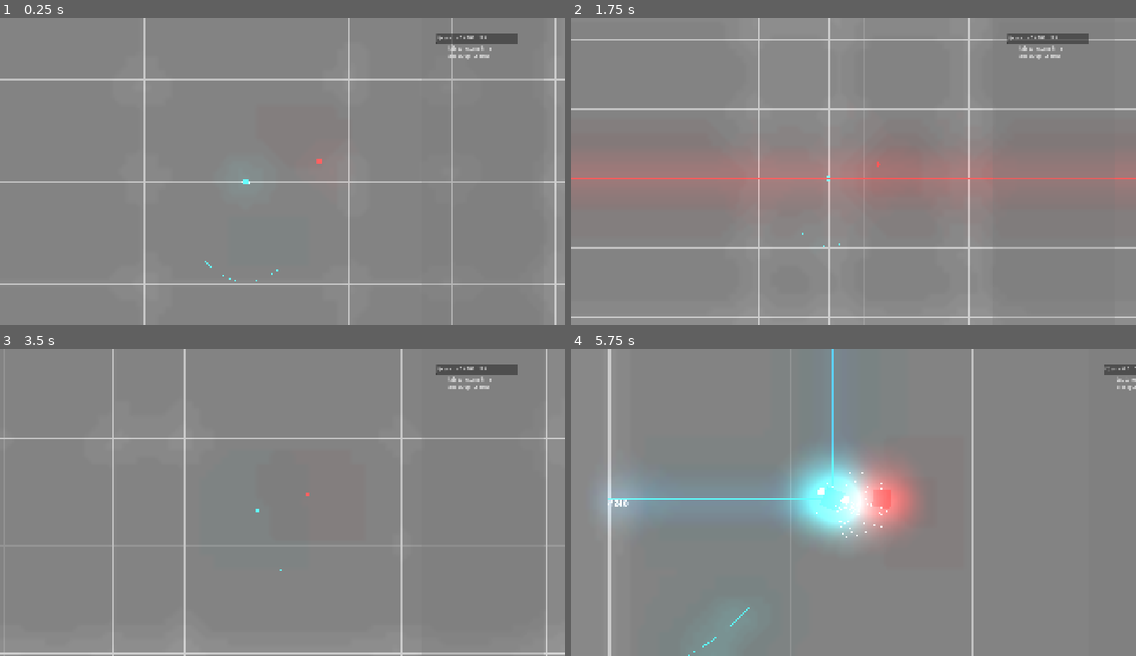
Above: before the commit, frames 1-4 (two rows, left to right).
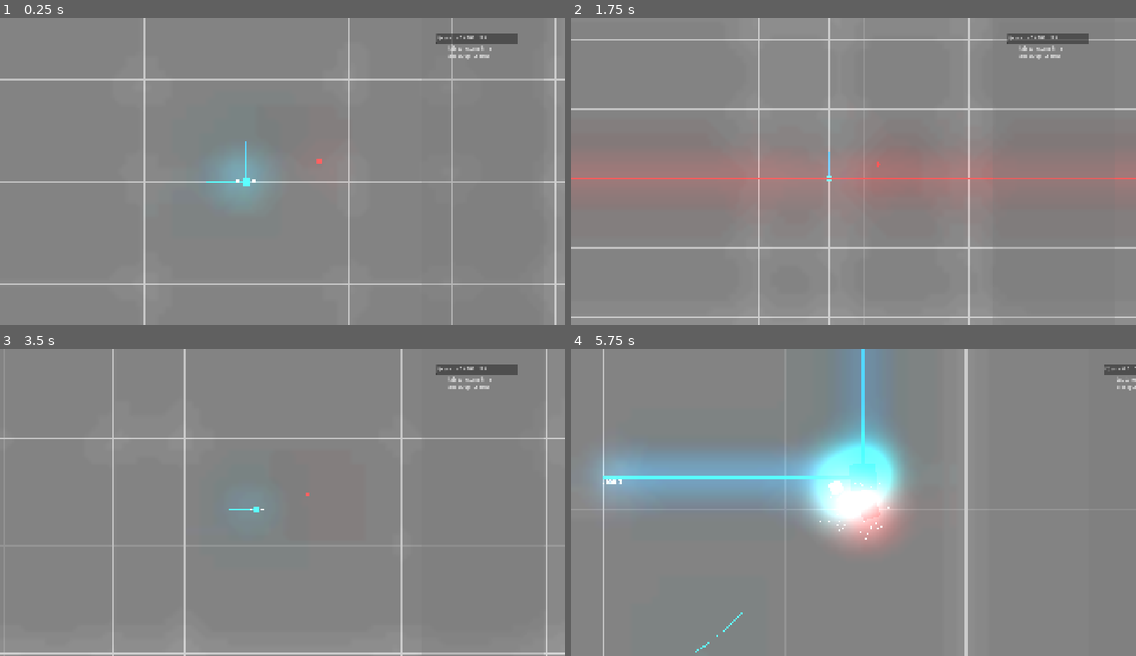
Above: after the commit, the same moments.

Repository: boiiiiiiiii12355/graph-combat
Game: Godot game, scene res://Scenes/game.tscn
Two runs of this game, one before a commit and one after it. Both use one fixed random seed, a clock stepped at 60 frames per second and the inputs below. The engine's default icon, where the game draws it, is replaced by a stand-in: a white triangle on a blue panel in a dark square.
Inputs (mouse positions are in pixels of both pictures, inside the frame that each line leads up to):
- Up to frame 1 (0.25 s): no input
- Up to frame 2 (1.75 s): move the mouse to (977, 156) at 0.52 s; tap Mouse wheel down (zoom in) at 0.6 s; move the mouse to (740, 186) at 1.27 s; tap Mouse wheel up (zoom out) at 1.35 s
- Up to frame 3 (3.5 s): move the mouse to (339, 434) at 2.02 s; tap Mouse wheel down (zoom in) at 2.1 s; move the mouse to (254, 563) at 2.77 s; tap Mouse wheel up (zoom out) at 2.85 s
- Up to frame 4 (5.75 s): move the mouse to (1023, 548) at 3.52 s; tap Mouse wheel down (zoom in) at 3.6, 5.1 s; tap Tab (pause) at 4.15 s; move the mouse to (684, 456) at 4.27 s; tap Mouse wheel up (zoom out) at 4.35 s; move the mouse to (881, 502) at 5.02 s

The runs differ from the first frame. In frame 1, 0.6% of the frame differs, in the area x 36-50%, y 40-86%; in frame 2, less than 0.1%; in frame 3, less than 0.1%; in frame 4, 14%, in the area x 4-72%, y 0-100%.

Commit message:
Update game.tscn, player.tscn, player_rig.tscn, and 4 more files

Diff:
--- a/Scenes/game.tscn
+++ b/Scenes/game.tscn
@@ -20,6 +20,7 @@
 adjustment_contrast = 1.23
 
 [node name="Game" type="Node2D"]
+process_mode = 1
 
 [node name="grid" type="Parallax2D" parent="."]
 repeat_size = Vector2(1278.005, 766.015)
--- a/Scenes/player.tscn
+++ b/Scenes/player.tscn
@@ -14,19 +14,20 @@
 [sub_resource type="RectangleShape2D" id="RectangleShape2D_cvnsp"]
 size = Vector2(20.125, 19.9375)
 
-[node name="Player" type="RigidBody2D" node_paths=PackedStringArray("ruler_x", "ruler_y", "graph", "hit_particle_effect", "hit_sound")]
-process_mode = 3
+[node name="Player" type="RigidBody2D" node_paths=PackedStringArray("ruler_x", "ruler_y", "player_rig", "graph", "hit_particle_effect", "hit_sound")]
+collision_layer = 2
+collision_mask = 3
 mass = 0.1
 physics_material_override = SubResource("PhysicsMaterial_cvnsp")
 script = ExtResource("1_cvnsp")
 ruler_x = NodePath("Rulers/y")
 ruler_y = NodePath("Rulers/x")
+player_rig = NodePath("player_rig")
 graph = NodePath("Rulers/graph")
 hit_particle_effect = NodePath("GPUParticles2D")
 hit_sound = NodePath("HitHurt")
 
-[node name="Skeleton2D" parent="." instance=ExtResource("2_vgqql")]
-scale = Vector2(0.16485448, 0.16485448)
+[node name="player_rig" parent="." instance=ExtResource("2_vgqql")]
 
 [node name="CollisionShape2D" type="CollisionShape2D" parent="."]
 shape = SubResource("RectangleShape2D_onrkg")
--- a/Scenes/player_rig.tscn
+++ b/Scenes/player_rig.tscn
@@ -1,44 +1,105 @@
-[gd_scene load_steps=3 format=3 uid="uid://c4ciaybjo0ryg"]
+[gd_scene load_steps=9 format=3 uid="uid://c4ciaybjo0ryg"]
 
 [ext_resource type="Texture2D" uid="uid://chhodrxbdbmcs" path="res://sprite_sheet/beta_sprite_sheet.svg" id="1_nqn4a"]
 
-[sub_resource type="SkeletonModificationStack2D" id="SkeletonModificationStack2D_78x28"]
+[sub_resource type="Animation" id="Animation_78x28"]
+length = 0.001
 
-[node name="Skeleton2D" type="Skeleton2D"]
-modification_stack = SubResource("SkeletonModificationStack2D_78x28")
+[sub_resource type="Animation" id="Animation_nqn4a"]
+resource_name = "grab_graph"
+length = 0.2
 
-[node name="main_body" type="Bone2D" parent="."]
+[sub_resource type="Animation" id="Animation_mrpqh"]
+resource_name = "let_go"
+length = 0.2
+
+[sub_resource type="AnimationLibrary" id="AnimationLibrary_mrpqh"]
+_data = {
+&"RESET": SubResource("Animation_78x28"),
+&"grab_graph": SubResource("Animation_nqn4a"),
+&"let_go": SubResource("Animation_mrpqh")
+}
+
+[sub_resource type="RectangleShape2D" id="RectangleShape2D_nqn4a"]
+size = Vector2(18, 18)
+
+[sub_resource type="RectangleShape2D" id="RectangleShape2D_78x28"]
+size = Vector2(8, 8)
+
+[sub_resource type="PhysicsMaterial" id="PhysicsMaterial_nqn4a"]
+
+[node name="player_rig" type="StaticBody2D"]
+collision_layer = 0
+collision_mask = 0
+
+[node name="AnimationPlayer" type="AnimationPlayer" parent="."]
+libraries = {
+&"": SubResource("AnimationLibrary_mrpqh")
+}
+movie_quit_on_finish = true
+
+[node name="CollisionShape2D" type="CollisionShape2D" parent="."]
+shape = SubResource("RectangleShape2D_nqn4a")
+
+[node name="R_arm" type="RigidBody2D" parent="."]
+position = Vector2(-20, 0)
+collision_layer = 4
+collision_mask = 5
+
+[node name="R_arm" type="Sprite2D" parent="R_arm"]
+position = Vector2(-3.8146973e-06, 0)
 rotation = 1.5697316
-scale = Vector2(0.99999994, 0.99999994)
-rest = Transform2D(0.0010647335, 0.9999994, -0.9999994, 0.0010647335, 0, 0)
+scale = Vector2(0.09296162, 0.09296162)
+texture = ExtResource("1_nqn4a")
+region_enabled = true
+region_rect = Rect2(980.237, 140.90356, 100.9422, 100.2413)
 
-[node name="BetaSpriteSheet" type="Sprite2D" parent="main_body"]
-position = Vector2(0, 5.722046e-06)
-rotation = -1.5703804
-scale = Vector2(0.17496225, 0.17496225)
+[node name="CollisionShape2D" type="CollisionShape2D" parent="R_arm"]
+shape = SubResource("RectangleShape2D_78x28")
+
+[node name="PinJoint2D" type="PinJoint2D" parent="R_arm"]
+position = Vector2(20, 0)
+node_a = NodePath("../../body")
+node_b = NodePath("..")
+bias = 0.9
+softness = 7.0
+
+[node name="L_arm" type="RigidBody2D" parent="."]
+position = Vector2(20, 0)
+collision_layer = 4
+collision_mask = 5
+physics_material_override = SubResource("PhysicsMaterial_nqn4a")
+
+[node name="L_arm" type="Sprite2D" parent="L_arm"]
+position = Vector2(-3.8146973e-06, 0)
+rotation = 1.5697316
+scale = Vector2(0.09296162, 0.09296162)
+texture = ExtResource("1_nqn4a")
+region_enabled = true
+region_rect = Rect2(980.237, 140.90356, 100.9422, 100.2413)
+
+[node name="CollisionShape2D" type="CollisionShape2D" parent="L_arm"]
+shape = SubResource("RectangleShape2D_78x28")
+
+[node name="PinJoint2D" type="PinJoint2D" parent="L_arm"]
+position = Vector2(-20, 0)
+node_a = NodePath("../../body")
+node_b = NodePath("..")
+bias = 0.9
+softness = 7.0
+
+[node name="body" type="RigidBody2D" parent="."]
+collision_layer = 0
+collision_mask = 0
+mass = 0.3
+
+[node name="CollisionShape2D" type="CollisionShape2D" parent="body"]
+shape = SubResource("RectangleShape2D_nqn4a")
+
+[node name="BetaSpriteSheet" type="Sprite2D" parent="body"]
+rotation = -0.00064885616
+scale = Vector2(0.038268298, 0.0382683)
 skew = 0.0023099184
 texture = ExtResource("1_nqn4a")
 region_enabled = true
 region_rect = Rect2(285.27, 103.9, 487.63004, 484.70004)
-
-[node name="left_arm" type="Bone2D" parent="main_body"]
-position = Vector2(12.940368, 56.013813)
-rest = Transform2D(1, 0, 0, 1, 12.940368, 56.013813)
-
-[node name="R_arm" type="Sprite2D" parent="main_body/left_arm"]
-position = Vector2(0.6830673, -0.021308899)
-scale = Vector2(0.30042404, 0.30042404)
-texture = ExtResource("1_nqn4a")
-region_enabled = true
-region_rect = Rect2(980.237, 140.90356, 100.9422, 100.2413)
-
-[node name="right_arm" type="Bone2D" parent="main_body"]
-position = Vector2(13.694485, -55.962715)
-rest = Transform2D(1, 0, 0, 1, 13.694485, -55.962715)
-
-[node name="L_arm" type="Sprite2D" parent="main_body/right_arm"]
-position = Vector2(0.3651333, -0.022342682)
-scale = Vector2(0.30042404, 0.30042404)
-texture = ExtResource("1_nqn4a")
-region_enabled = true
-region_rect = Rect2(980.237, 140.90356, 100.9422, 100.2413)
--- a/Scenes/punching_bag.tscn
+++ b/Scenes/punching_bag.tscn
@@ -12,6 +12,8 @@
 size = Vector2(14, 14)
 
 [node name="punching_bag" type="RigidBody2D"]
+collision_layer = 2
+collision_mask = 3
 physics_material_override = SubResource("PhysicsMaterial_4fixn")
 
 [node name="Player_detector" type="Area2D" parent="." groups=["p2"]]
--- a/project.godot
+++ b/project.godot
@@ -69,9 +69,15 @@
 ]
 }
 
+[layer_names]
+
+2d_physics/layer_1="floor"
+2d_physics/layer_2="players"
+2d_physics/layer_3="hands"
+
 [rendering]
 
 textures/canvas_textures/default_texture_filter=0
 renderer/rendering_method="mobile"
 textures/vram_compression/import_etc2_astc=true
-anti_aliasing/quality/msaa_2d=3
+anti_aliasing/quality/screen_space_aa=2
--- a/scripts/player.gd
+++ b/scripts/player.gd
@@ -15,6 +15,10 @@
 	ruler_x.width = ruler_width
 	ruler_y.width = ruler_width
 	graph_mem.resize(graph.get_point_count())
+	anim_player = player_rig.get_child(0)
+	R_arm = player_rig.get_child(2)
+	L_arm = player_rig.get_child(3)
+	body = player_rig.get_child(4)
 	center_point = roundi((graph.get_point_count() + 1) / 2)
 
 
@@ -27,6 +31,7 @@
 func _physics_process(delta: float) -> void:
 	ruler()
 	graphing()
+	check_paused()
 	hit_sound.pitch_scale = lerp(hit_sound.pitch_scale, Engine.time_scale, 0.2)
 	if paused == false:
 		movement()
@@ -37,19 +42,48 @@
 func movement():
 	if not path_follow.progress == graph_end:
 		gravity_scale = 0
+		body.freeze = false
 		rope_ride()
+		anim_control("grab_graph")
 
 
 	else:
 		gravity_scale = .3
+		body.global_position = lerp(body.global_position, global_position, 0.1)
+		body.freeze = true
+		anim_control("let_go")
 
 var stored_momentum : Vector2
 func rope_ride():
-	linear_velocity = (path_follow.global_position - global_position) * 100
+	var vel = (path_follow.global_position - global_position)
+	linear_velocity = vel * 100
+	angular_velocity += -(rotation - path_follow.rotation)
 	stored_momentum = linear_velocity
-	angular_velocity = (rotation - path_follow.rotation) * 50
+	R_arm.linear_velocity = vel * 100
+	L_arm.linear_velocity = vel * 100
 	path_follow.progress += 10
 
+var R_arm : RigidBody2D
+var L_arm : RigidBody2D
+var body : RigidBody2D
+func check_paused():
+	if paused:
+		R_arm.freeze = true
+		L_arm.freeze = true
+	else:
+		R_arm.freeze = false
+		L_arm.freeze = false
+
+@export var player_rig : StaticBody2D
+var anim_player : AnimationPlayer
+var last_anim : String
+func anim_control(anim : String):
+	if last_anim != anim:
+		if anim_player.is_playing() == false:
+			anim_player.play(anim)
+
+	if anim_player.current_animation:
+		last_anim = anim_player.current_animation
 
 func ruler():
 	ruler_x.set_point_position(1, Vector2(global_position.x, 0))
--- a/scripts/ui.gd
+++ b/scripts/ui.gd
@@ -9,7 +9,7 @@
 	anim_player.play("pause")
 
 
-var paused = false
+var paused = true
 func _physics_process(delta: float) -> void:
 	if typing == false:
 		if Input.is_action_just_pressed("pause") and paused == false:
